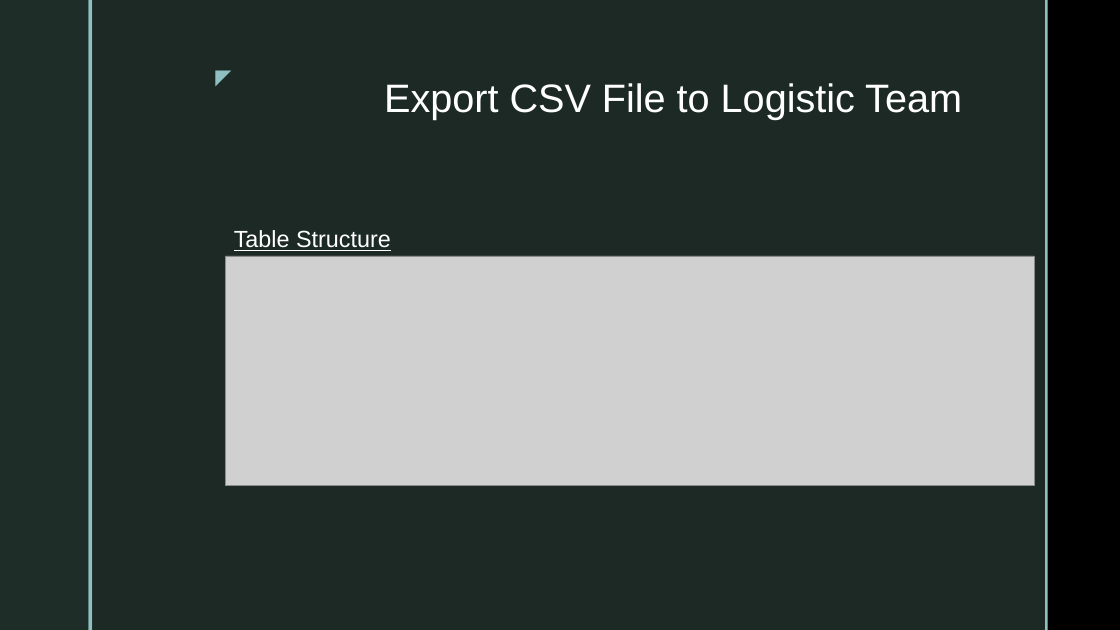
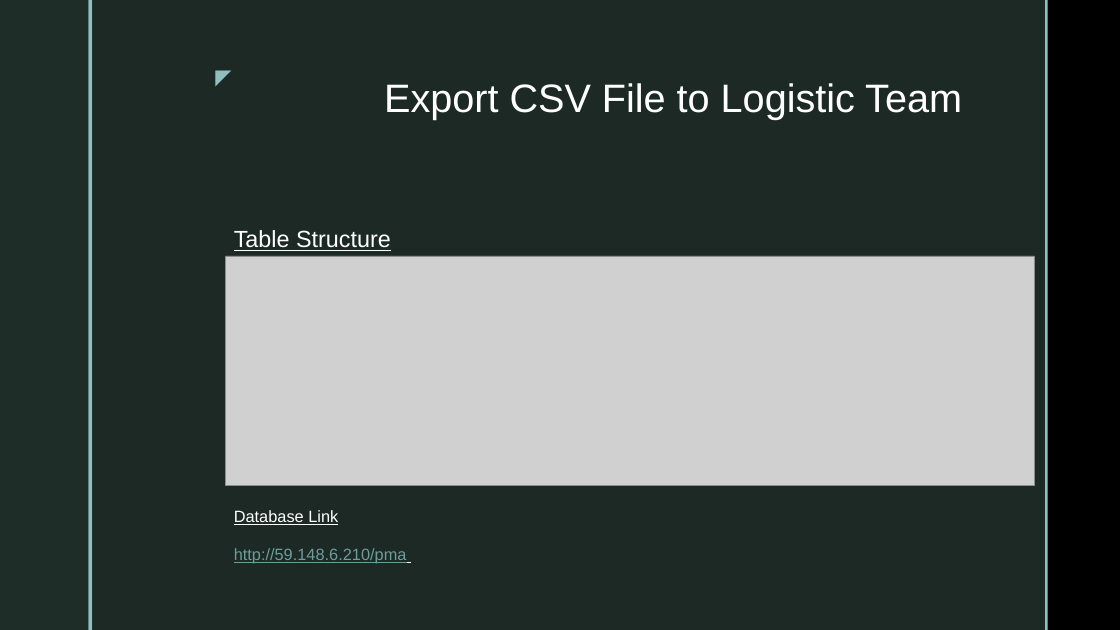
Before and after one commit to cu302cemgp3/302CEM, a slide deck: slide 2 of Mid Submission/Midpoint Submission - Online Retailer.pptx. Drawn at 1120x630 pixels with LibreOffice and Linux fonts; fonts in the diff are those of the drawing; grey boxes stand for pictures; background and template pictures are left out. Boxes give left, top, right and bottom in pixels: in the first picture for what was removed or moved away, otherwise in the second. Text is boxed around its words. In the diff, an @@ line names an element or a change of style, - is before the commit and + after.

```diff
--- a/Mid Submission/Midpoint Submission - Online Retailer.pptx
+++ b/Mid Submission/Midpoint Submission - Online Retailer.pptx
@@ text added at box(234, 510, 407, 564), 14 pt, text #6D9D9B, underline @@
+Database Link
+http://59.148.6.210/pma
```
Also in this commit, not shown: 1 slide added, 1 other file.
